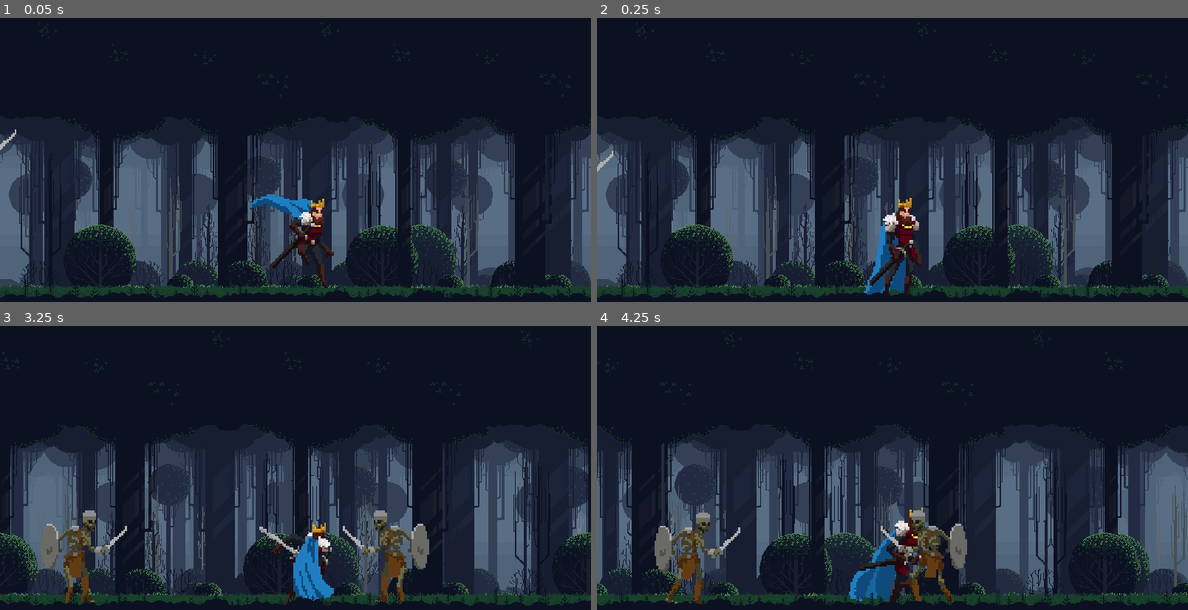
Above: before the commit, frames 1-4 (two rows, left to right).
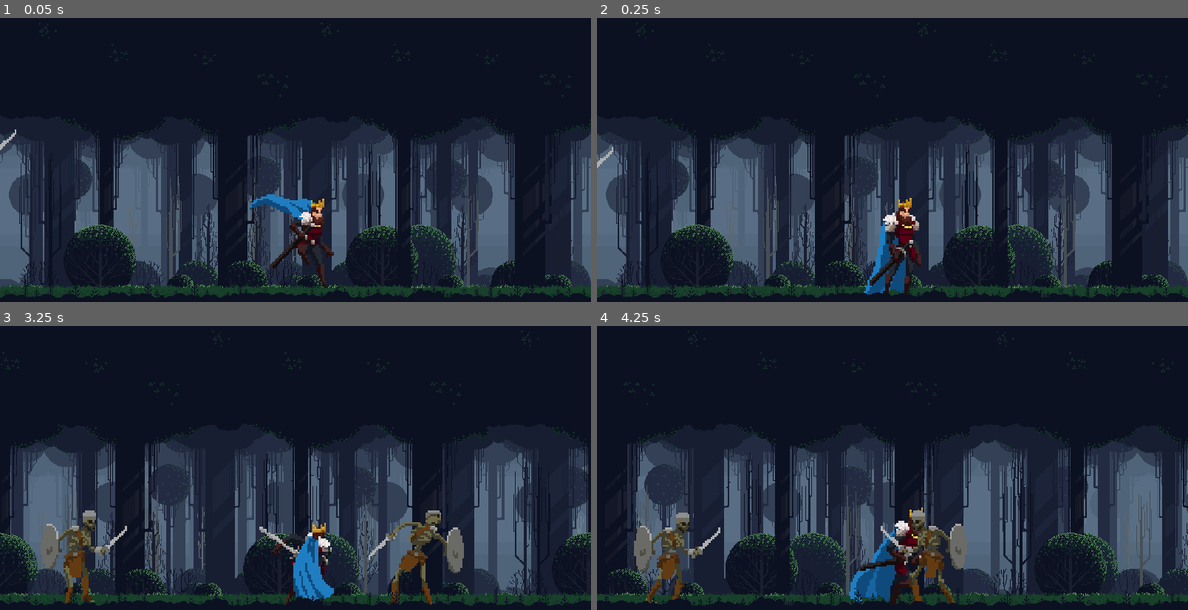
Above: after the commit, the same moments.

Repository: rafaelbriet/deadend
Game: Godot game, scene res://Scenes/Main.tscn
Two runs of this game, one before a commit and one after it. Both use one fixed random seed, a clock stepped at 60 frames per second and the inputs below.
Inputs:
- Up to frame 1 (0.05 s): no input
- Up to frame 2 (0.25 s): no input
- Up to frame 3 (3.25 s): hold D (move_right) 0.53-2.03 s; tap E (attack) every 0.75 s from 0.6 to 2.85 s; tap Space (jump) at 0.77, 1.52, 3.02 s; hold A (move_left) 2.03-2.78 s; hold D (move_right) from 2.78 s (still down)
- Up to frame 4 (4.25 s): keep holding D (move_right); tap E (attack) at 3.6 s; tap Space (jump) at 3.77 s

Frame 1 is identical in both runs. In frame 2, less than 0.1% of the frame differs, in the area x 0-3%, y 45-55%; in frame 3, 2.4%; in frame 4, 29%, in the area x 0-100%, y 1-99%.

Commit message:
Skeleton can be hit and killed

Diff:
--- a/Scenes/King/King.gd
+++ b/Scenes/King/King.gd
@@ -3,18 +3,32 @@
 
 export var animation_player_path := NodePath()
 export var sprite_path := NodePath()
+export var sword_hit_box_path := NodePath()
 export var base_gravity : float = 300
 export var gravity_multiplier : float = 2.0
 export var base_walk_speed : float = 400
 export var base_jump_impulse : float = 800
 export var base_jump_move_speed : float = 100
+export var base_attack_damage : int = 40
 
 var velocity : Vector2 = Vector2.ZERO
 var can_use_next_attack : bool = false
 
 onready var animation_player : AnimationPlayer = get_node(animation_player_path)
 onready var sprite : Sprite = get_node(sprite_path)
-
+onready var _sword_hit_box : Area2D = get_node(sword_hit_box_path)
 
 func set_can_use_next_attack(value: bool) -> void:
 	can_use_next_attack = value
+
+
+func flip_sword_hit_box(flip: bool) -> void:
+	if flip:
+		_sword_hit_box.scale.x = -1.0
+	else:
+		_sword_hit_box.scale.x = 1.0
+
+
+func _on_sword_hit_box_area_entered(area):
+	if area.is_in_group("Damageable"):
+		area.owner.hit_points.damage(base_attack_damage)
--- a/Scenes/King/King.tscn
+++ b/Scenes/King/King.tscn
@@ -18,9 +18,11 @@
 [ext_resource path="res://Scenes/King/States/king_attack_3_state.gd" type="Script" id=16]
 [ext_resource path="res://Scenes/King/States/king_attack_2_state.gd" type="Script" id=17]
 
+[sub_resource type="RectangleShape2D" id=28]
+extents = Vector2( 26, 11 )
 
 [sub_resource type="RectangleShape2D" id=18]
-extents = Vector2( 8.5, 25 )
+extents = Vector2( 8.5, 2.5 )
 
 [sub_resource type="Animation" id=22]
 resource_name = "Attack_1"
@@ -75,6 +77,18 @@
 "method": "set_can_use_next_attack"
 } ]
 }
+tracks/4/type = "value"
+tracks/4/path = NodePath("Sprite/SwordHitBox/CollisionShape2D:disabled")
+tracks/4/interp = 1
+tracks/4/loop_wrap = true
+tracks/4/imported = false
+tracks/4/enabled = true
+tracks/4/keys = {
+"times": PoolRealArray( 0, 0.1, 0.3 ),
+"transitions": PoolRealArray( 1, 1, 1 ),
+"update": 1,
+"values": [ true, false, true ]
+}
 
 [sub_resource type="Animation" id=23]
 resource_name = "Attack_2"
@@ -129,6 +143,18 @@
 "method": "set_can_use_next_attack"
 } ]
 }
+tracks/4/type = "value"
+tracks/4/path = NodePath("Sprite/SwordHitBox/CollisionShape2D:disabled")
+tracks/4/interp = 1
+tracks/4/loop_wrap = true
+tracks/4/imported = false
+tracks/4/enabled = true
+tracks/4/keys = {
+"times": PoolRealArray( 0, 0.1, 0.3 ),
+"transitions": PoolRealArray( 1, 1, 1 ),
+"update": 1,
+"values": [ true, false, true ]
+}
 
 [sub_resource type="Animation" id=24]
 resource_name = "Attack_3"
@@ -168,6 +194,18 @@
 "transitions": PoolRealArray( 1, 1, 1, 1 ),
 "update": 1,
 "values": [ 0, 1, 2, 3 ]
+}
+tracks/3/type = "value"
+tracks/3/path = NodePath("Sprite/SwordHitBox/CollisionShape2D:disabled")
+tracks/3/interp = 1
+tracks/3/loop_wrap = true
+tracks/3/imported = false
+tracks/3/enabled = true
+tracks/3/keys = {
+"times": PoolRealArray( 0, 0.1, 0.3 ),
+"transitions": PoolRealArray( 1, 1, 1 ),
+"update": 1,
+"values": [ true, false, true ]
 }
 
 [sub_resource type="Animation" id=20]
@@ -375,6 +413,21 @@
 "values": [ 0, 1 ]
 }
 
+[sub_resource type="Animation" id=29]
+length = 0.001
+tracks/0/type = "value"
+tracks/0/path = NodePath("Sprite/SwordHitBox/CollisionShape2D:disabled")
+tracks/0/interp = 1
+tracks/0/loop_wrap = true
+tracks/0/imported = false
+tracks/0/enabled = true
+tracks/0/keys = {
+"times": PoolRealArray( 0 ),
+"transitions": PoolRealArray( 1 ),
+"update": 0,
+"values": [ true ]
+}
+
 [sub_resource type="Animation" id=21]
 resource_name = "Run"
 length = 0.8
@@ -420,17 +473,26 @@
 script = ExtResource( 3 )
 animation_player_path = NodePath("AnimationPlayer")
 sprite_path = NodePath("Sprite")
+sword_hit_box_path = NodePath("Sprite/SwordHitBox")
 base_gravity = 980.0
 base_walk_speed = 300.0
 base_jump_impulse = 600.0
 base_jump_move_speed = 250.0
 
 [node name="Sprite" type="Sprite" parent="."]
-texture = ExtResource( 8 )
+texture = ExtResource( 9 )
 hframes = 4
-
-[node name="CollisionShape2D" type="CollisionShape2D" parent="."]
-position = Vector2( 3.5, 24 )
+frame = 3
+
+[node name="SwordHitBox" type="Area2D" parent="Sprite"]
+
+[node name="CollisionShape2D" type="CollisionShape2D" parent="Sprite/SwordHitBox"]
+position = Vector2( 45, 20 )
+shape = SubResource( 28 )
+disabled = true
+
+[node name="Feet" type="CollisionShape2D" parent="."]
+position = Vector2( 3.5, 46.5 )
 shape = SubResource( 18 )
 
 [node name="AnimationPlayer" type="AnimationPlayer" parent="."]
@@ -442,6 +504,7 @@
 anims/Hit = SubResource( 26 )
 anims/Idle = SubResource( 19 )
 anims/Jump = SubResource( 27 )
+anims/RESET = SubResource( 29 )
 anims/Run = SubResource( 21 )
 
 [node name="StateMachine" type="Node" parent="."]
@@ -465,3 +528,5 @@
 
 [node name="Attack_3_State" type="Node" parent="StateMachine"]
 script = ExtResource( 16 )
+
+[connection signal="area_entered" from="Sprite/SwordHitBox" to="." method="_on_sword_hit_box_area_entered"]
--- a/Scenes/King/States/king_run_state.gd
+++ b/Scenes/King/States/king_run_state.gd
@@ -10,9 +10,11 @@
 	if Input.is_action_pressed("move_left"):
 		root.velocity.x = -root.base_walk_speed
 		root.sprite.flip_h = true
+		root.flip_sword_hit_box(true)
 	elif Input.is_action_pressed("move_right"):
 		root.velocity.x = root.base_walk_speed
 		root.sprite.flip_h = false
+		root.flip_sword_hit_box(false)
 	else:
 		state_machine.transition_to("Idle_State")
 
--- a/Scenes/Skeleton/Skeleton.tscn
+++ b/Scenes/Skeleton/Skeleton.tscn
@@ -11,9 +11,12 @@
 [ext_resource path="res://Scenes/Skeleton/States/skeleton_air_state.gd" type="Script" id=9]
 [ext_resource path="res://Scenes/Skeleton/States/skeleton_idle_state.gd" type="Script" id=10]
 [ext_resource path="res://Scenes/Skeleton/States/skeleton_walk_state.gd" type="Script" id=11]
+[ext_resource path="res://Scripts/hit_points.gd" type="Script" id=12]
+[ext_resource path="res://Scenes/Skeleton/States/skeleton_hit_state.gd" type="Script" id=13]
+[ext_resource path="res://Scenes/Skeleton/States/skeleton_death_state.gd" type="Script" id=14]
 
 [sub_resource type="RectangleShape2D" id=1]
-extents = Vector2( 15, 25 )
+extents = Vector2( 15, 3.5 )
 
 [sub_resource type="Animation" id=3]
 resource_name = "Attack"
@@ -59,7 +62,6 @@
 [sub_resource type="Animation" id=4]
 resource_name = "Death"
 length = 0.4
-loop = true
 tracks/0/type = "value"
 tracks/0/path = NodePath("Sprite:texture")
 tracks/0/interp = 1
@@ -95,12 +97,35 @@
 "transitions": PoolRealArray( 1, 1, 1, 1 ),
 "update": 1,
 "values": [ 0, 1, 2, 3 ]
+}
+tracks/3/type = "value"
+tracks/3/path = NodePath("Body/CollisionShape2D:disabled")
+tracks/3/interp = 1
+tracks/3/loop_wrap = true
+tracks/3/imported = false
+tracks/3/enabled = true
+tracks/3/keys = {
+"times": PoolRealArray( 0 ),
+"transitions": PoolRealArray( 1 ),
+"update": 1,
+"values": [ true ]
+}
+tracks/4/type = "value"
+tracks/4/path = NodePath("Feet:disabled")
+tracks/4/interp = 1
+tracks/4/loop_wrap = true
+tracks/4/imported = false
+tracks/4/enabled = true
+tracks/4/keys = {
+"times": PoolRealArray( 0 ),
+"transitions": PoolRealArray( 1 ),
+"update": 1,
+"values": [ true ]
 }
 
 [sub_resource type="Animation" id=5]
 resource_name = "Hit"
 length = 0.4
-loop = true
 tracks/0/type = "value"
 tracks/0/path = NodePath("Sprite:texture")
 tracks/0/interp = 1
@@ -179,6 +204,33 @@
 "values": [ 0, 1, 2, 3 ]
 }
 
+[sub_resource type="Animation" id=8]
+length = 0.001
+tracks/0/type = "value"
+tracks/0/path = NodePath("Body/CollisionShape2D:disabled")
+tracks/0/interp = 1
+tracks/0/loop_wrap = true
+tracks/0/imported = false
+tracks/0/enabled = true
+tracks/0/keys = {
+"times": PoolRealArray( 0 ),
+"transitions": PoolRealArray( 1 ),
+"update": 0,
+"values": [ false ]
+}
+tracks/1/type = "value"
+tracks/1/path = NodePath("Feet:disabled")
+tracks/1/interp = 1
+tracks/1/loop_wrap = true
+tracks/1/imported = false
+tracks/1/enabled = true
+tracks/1/keys = {
+"times": PoolRealArray( 0 ),
+"transitions": PoolRealArray( 1 ),
+"update": 0,
+"values": [ false ]
+}
+
 [sub_resource type="Animation" id=6]
 resource_name = "Walk"
 length = 0.4
@@ -220,25 +272,31 @@
 "values": [ 0, 1, 2, 3 ]
 }
 
+[sub_resource type="RectangleShape2D" id=7]
+extents = Vector2( 16.5, 19.5 )
+
 [node name="Skeleton" type="KinematicBody2D"]
 script = ExtResource( 6 )
 animation_player_path = NodePath("AnimationPlayer")
 sprite_path = NodePath("Sprite")
-
-[node name="CollisionShape2D" type="CollisionShape2D" parent="."]
-position = Vector2( 3, 0 )
+hit_points_path = NodePath("HitPoints")
+
+[node name="Feet" type="CollisionShape2D" parent="."]
+position = Vector2( 3, 21.5 )
 shape = SubResource( 1 )
+disabled = true
 
 [node name="Sprite" type="Sprite" parent="."]
-texture = ExtResource( 3 )
-hframes = 8
-frame = 7
+texture = ExtResource( 5 )
+hframes = 4
+frame = 3
 
 [node name="AnimationPlayer" type="AnimationPlayer" parent="."]
 anims/Attack = SubResource( 3 )
 anims/Death = SubResource( 4 )
 anims/Hit = SubResource( 5 )
 anims/Idle = SubResource( 2 )
+anims/RESET = SubResource( 8 )
 anims/Walk = SubResource( 6 )
 
 [node name="StateMachine" type="Node" parent="."]
@@ -256,3 +314,19 @@
 
 [node name="Attack_State" type="Node" parent="StateMachine"]
 script = ExtResource( 8 )
+
+[node name="Hit_State" type="Node" parent="StateMachine"]
+script = ExtResource( 13 )
+
+[node name="Death_State" type="Node" parent="StateMachine"]
+script = ExtResource( 14 )
+
+[node name="HitPoints" type="Node" parent="."]
+script = ExtResource( 12 )
+
+[node name="Body" type="Area2D" parent="." groups=["Damageable"]]
+
+[node name="CollisionShape2D" type="CollisionShape2D" parent="Body"]
+position = Vector2( 6.5, -3.5 )
+shape = SubResource( 7 )
+disabled = true
--- a/Scenes/Skeleton/States/skeleton_air_state.gd
+++ b/Scenes/Skeleton/States/skeleton_air_state.gd
@@ -1,5 +1,8 @@
 extends SkeletonState
 
+func _enter(args := {}) -> void:
+	._enter(args)
+	root.animation_player.play("RESET")
 
 func _physics_process_state(delta: float) -> void:
 	root.velocity.y += root.base_gravity * delta
--- a/Scenes/Skeleton/States/skeleton_attack_state.gd
+++ b/Scenes/Skeleton/States/skeleton_attack_state.gd
@@ -2,7 +2,9 @@
 
 
 func _enter(args := {}) -> void:
+	._enter(args)
 	root.velocity = Vector2.ZERO
+	root.animation_player.play("RESET")
 	root.animation_player.play("Attack")
 
 
--- a/Scenes/Skeleton/States/skeleton_death_state.gd
+++ b/Scenes/Skeleton/States/skeleton_death_state.gd
@@ -1 +1,17 @@
-extends SkeletonEnemy
+extends SkeletonState
+
+
+func _enter(args := {}) -> void:
+	._enter(args)
+	root.animation_player.play("RESET")
+	root.animation_player.play("Death")
+	root.animation_player.connect("animation_finished", self, "_on_animation_finished")
+
+
+func _exit() -> void:
+	._exit()
+	root.animation_player.disconnect("animation_finished", self, "_on_animation_finished")
+
+
+func _on_animation_finished(anim_name: String) -> void:
+	print("%s is death." % owner.name)
--- a/Scenes/Skeleton/States/skeleton_hit_state.gd
+++ b/Scenes/Skeleton/States/skeleton_hit_state.gd
@@ -1 +1,17 @@
-extends SkeletonEnemy
+extends SkeletonState
+
+
+func _enter(args := {}) -> void:
+	._enter(args)
+	root.animation_player.play("RESET")
+	root.animation_player.play("Hit")
+	root.animation_player.connect("animation_finished", self, "_on_animation_finished")
+
+
+func _exit() -> void:
+	._exit()
+	root.animation_player.disconnect("animation_finished", self, "_on_animation_finished")
+
+
+func _on_animation_finished(anim_name: String) -> void:
+	state_machine.transition_to("Idle_State")
--- a/Scenes/Skeleton/States/skeleton_idle_state.gd
+++ b/Scenes/Skeleton/States/skeleton_idle_state.gd
@@ -2,7 +2,9 @@
 
 
 func _enter(args := {}) -> void:
+	._enter(args)
 	root.velocity = Vector2.ZERO
+	root.animation_player.play("RESET")
 	root.animation_player.play("Idle")
 
 
--- a/Scenes/Skeleton/States/skeleton_state.gd
+++ b/Scenes/Skeleton/States/skeleton_state.gd
@@ -8,3 +8,22 @@
 	yield(owner, "ready")
 	root = owner as SkeletonEnemy
 	assert(root != null)
+
+
+func _enter(args := {}) -> void:
+	#print("signals connected")
+	root.hit_points.connect("hit_points_damaged", self, "on_hit_points_damaged")
+	root.hit_points.connect("hit_points_depleted", self, "on_hit_points_depleted")
+
+
+func _exit() -> void:
+	#print("signals disconnected")
+	root.hit_points.disconnect("hit_points_damaged", self, "on_hit_points_damaged")
+	root.hit_points.disconnect("hit_points_depleted", self, "on_hit_points_depleted")
+
+
+func on_hit_points_damaged() -> void:
+	state_machine.transition_to("Hit_State")
+
+func on_hit_points_depleted() -> void:
+	state_machine.transition_to("Death_State")
--- a/Scenes/Skeleton/States/skeleton_walk_state.gd
+++ b/Scenes/Skeleton/States/skeleton_walk_state.gd
@@ -2,7 +2,9 @@
 
 
 func _enter(args := {}) -> void:
+	._enter(args)
 	root.velocity = Vector2.ZERO
+	root.animation_player.play("RESET")
 	root.animation_player.play("Walk")
 
 
--- a/Scenes/Skeleton/skeleton_enemy.gd
+++ b/Scenes/Skeleton/skeleton_enemy.gd
@@ -6,9 +6,11 @@
 export var base_gravity : float = 980
 export var base_walk_speed : float = 100
 export var base_attack_distance : float = 150
+export var hit_points_path := NodePath()
 
 var velocity : Vector2 = Vector2.ZERO
 var target : KinematicBody2D
 
 onready var animation_player : AnimationPlayer = get_node(animation_player_path)
 onready var sprite : Sprite = get_node(sprite_path)
+onready var hit_points : HitPoints = get_node(hit_points_path)
--- /dev/null
+++ b/Scripts/hit_points.gd
@@ -0,0 +1,17 @@
+class_name HitPoints
+extends Node
+
+signal hit_points_damaged
+signal hit_points_depleted
+
+export var base_max_hit_points : int = 100
+
+var _current_hit_points : int = base_max_hit_points
+
+func damage(damageAmount: int) -> void:
+	print("%s took %d damage and has %d hit points left" % [owner.name, damageAmount, _current_hit_points])
+	_current_hit_points -= damageAmount
+	emit_signal("hit_points_damaged")
+
+	if _current_hit_points <= 0:
+		emit_signal("hit_points_depleted")
--- a/project.godot
+++ b/project.godot
@@ -9,6 +9,11 @@
 config_version=4
 
 _global_script_classes=[ {
+"base": "Node",
+"class": "HitPoints",
+"language": "GDScript",
+"path": "res://Scripts/hit_points.gd"
+}, {
 "base": "KinematicBody2D",
 "class": "King",
 "language": "GDScript",
@@ -40,6 +45,7 @@
 "path": "res://Scripts/StateMachine/state_machine.gd"
 } ]
 _global_script_class_icons={
+"HitPoints": "",
 "King": "",
 "KingState": "",
 "SkeletonEnemy": "",
Not shown: 1 places in Scenes/King/King.tscn that only renumber resources
Not shown: 1 places in Scenes/Skeleton/Skeleton.tscn that only renumber resources
